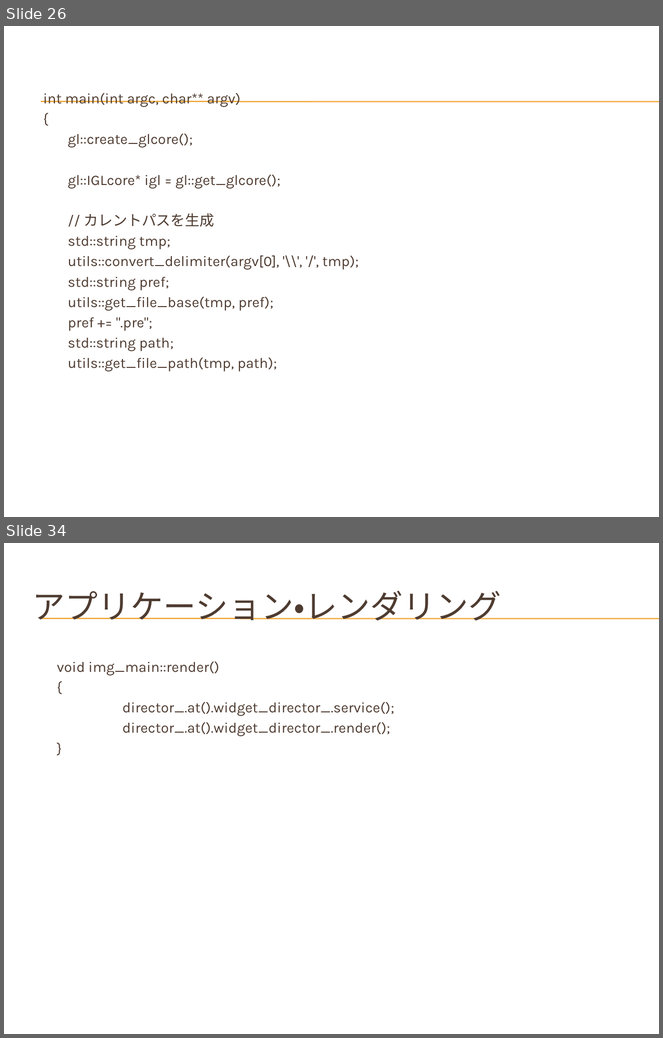
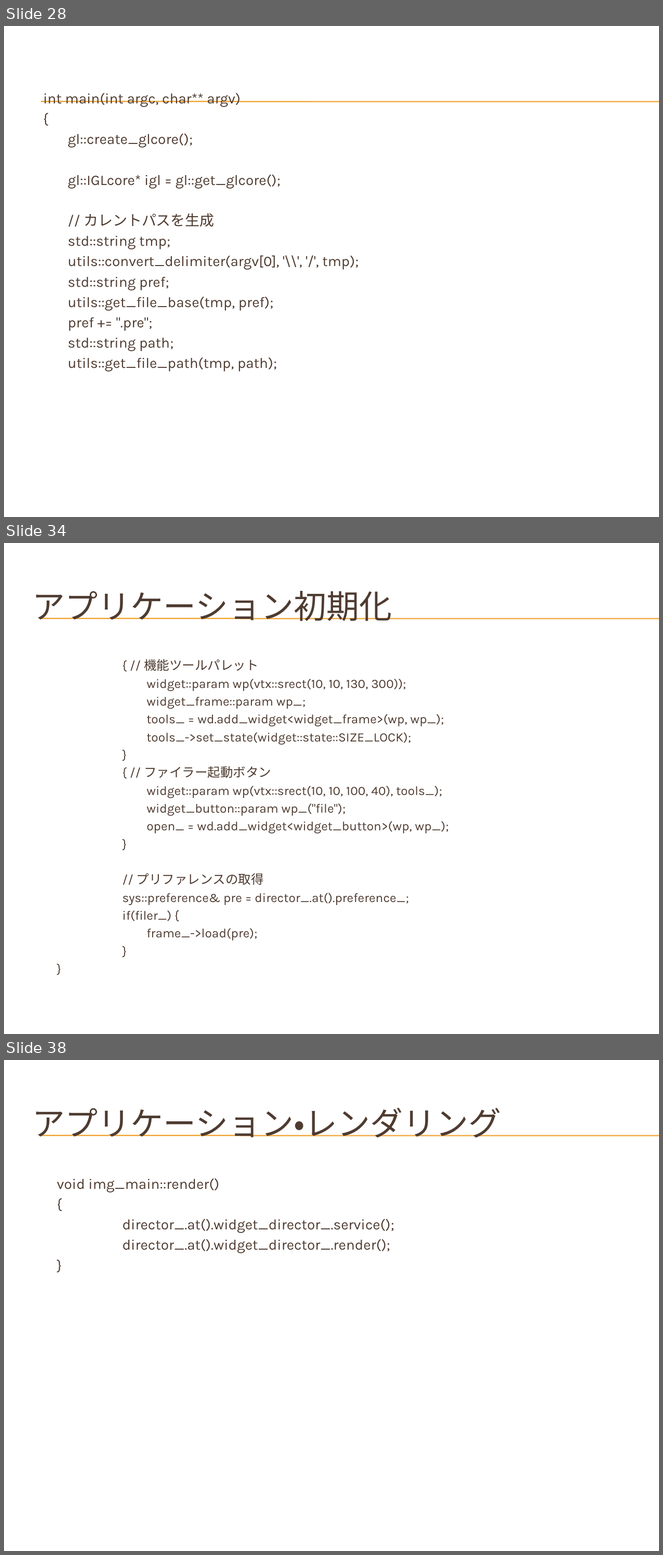
Before and after one commit to hirakuni45/glfw3_app, a slide deck: glfw3_app/docs/GLFW3_OpenGL_GUI.pptx. Shown one above the other, each under a label of ours: slides 26 and 34 before the commit, slides 28, 34 and 38 after it; the slides between them are not shown. The pictures are 663x1038 and 663x1555 pixels, drawn with LibreOffice and Linux fonts; fonts in the diff are those of the drawing; background and template pictures are left out. Boxes give left, top, right and bottom in pixels: in the first picture for what was removed or moved away, otherwise in the second. Text is boxed around its words. In the diff, an @@ line names an element or a change of style, - is before the commit and + after.

```diff
--- a/glfw3_app/docs/GLFW3_OpenGL_GUI.pptx
+++ b/glfw3_app/docs/GLFW3_OpenGL_GUI.pptx
@@ slide 34 added at [4,543,659,1034], background picture (left out); not listed: 2 template elements that a slide beside it also shows @@
@@ title added at [32,591,392,621], 36 pt, text #4E3B30 @@
+アプリケーション初期化
@@ text added at [123,659,449,941], 14 pt, text #4E3B30 @@
+{ // 機能ツールパレット
+widget::param wp(vtx::srect(10, 10, 130, 300));
+widget_frame::param wp_;
+tools_ = wd.add_widget<widget_frame>(wp, wp_);
+tools_->set_state(widget::state::SIZE_LOCK);
+}
+{ // ファイラー起動ボタン
+widget::param wp(vtx::srect(10, 10, 100, 40), tools_);
+widget_button::param wp_("file");
+open_ = wd.add_widget<widget_button>(wp, wp_);
+}
+// プリファレンスの取得
+sys::preference& pre = director_.at().preference_;
+if(filer_) {
+frame_->load(pre);
+}
+}
@@ what was slide 26 is now slide 28 @@
@@ what was slide 34 is now slide 38 @@
```
Also in this commit, not shown: 9 slides changed, 4 other slides added, 1 slide removed, 1 other file.
